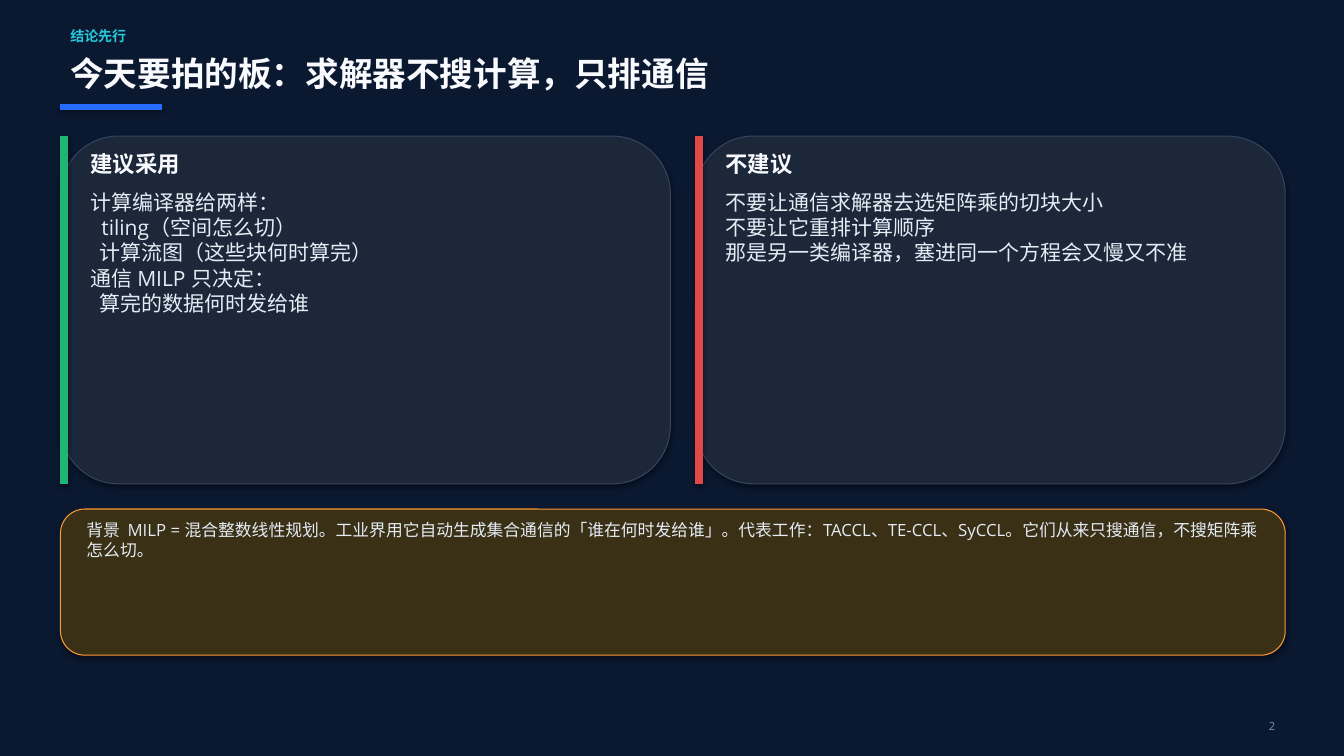
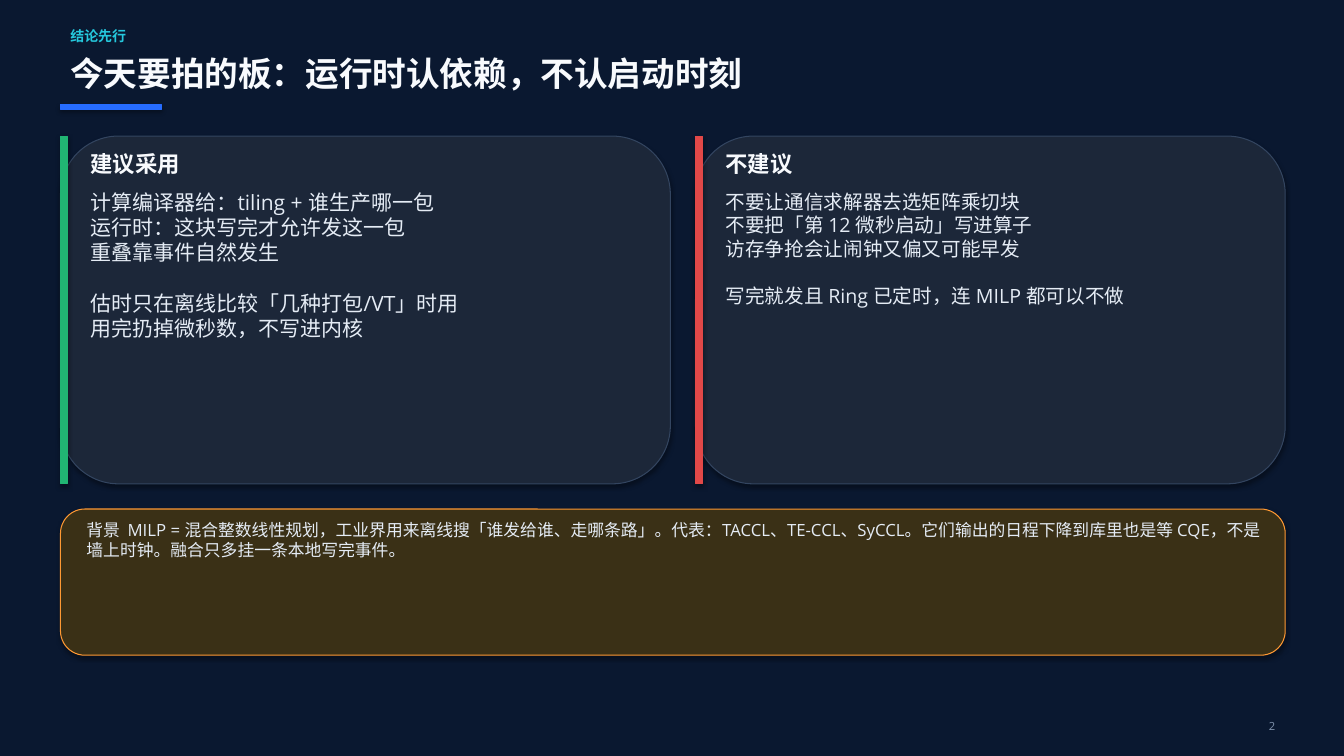
Before and after one commit to 69515164-rgb/DeepEP, a slide deck: slide 2 of docs/融合算子自动生成_MM_AllReduce.pptx. Drawn at 1344x756 pixels with LibreOffice and Linux fonts; fonts in the diff are those of the drawing. Boxes give left, top, right and bottom in pixels: in the first picture for what was removed or moved away, otherwise in the second. Text is boxed around its words. In the diff, an @@ line names an element or a change of style, - is before the commit and + after.

```diff
--- a/docs/融合算子自动生成_MM_AllReduce.pptx
+++ b/docs/融合算子自动生成_MM_AllReduce.pptx
@@ text at (70, 57, 742, 91): text changed @@
-今天要拍的板：求解器不搜计算，只排通信
+今天要拍的板：运行时认依赖，不认启动时刻
@@ text at (91, 192, 459, 338): text changed @@
-计算编译器给两样：
-tiling（空间怎么切）
-计算流图（这些块何时算完）
-通信 MILP 只决定：
-算完的数据何时发给谁
+计算编译器给：tiling + 谁生产哪一包
+运行时：这块写完才允许发这一包
+重叠靠事件自然发生
+估时只在离线比较「几种打包/VT」时用
+用完扔掉微秒数，不写进内核
@@ text at (726, 192, 1124, 308): text changed; size 15 to 14 pt @@
-不要让通信求解器去选矩阵乘的切块大小
-不要让它重排计算顺序
-那是另一类编译器，塞进同一个方程会又慢又不准
+不要让通信求解器去选矩阵乘切块
+不要把「第 12 微秒启动」写进算子
+访存争抢会让闹钟又偏又可能早发
+写完就发且 Ring 已定时，连 MILP 都可以不做
@@ text at (86, 521, 1260, 558): text changed @@
-背景 MILP = 混合整数线性规划。工业界用它自动生成集合通信的「谁在何时发给谁」。代表工作：TACCL、TE-CCL、SyCCL。它们从来只搜通信，不搜矩阵乘怎么切。
+背景 MILP = 混合整数线性规划，工业界用来离线搜「谁发给谁、走哪条路」。代表：TACCL、TE-CCL、SyCCL。它们输出的日程下降到库里也是等 CQE，不是墙上时钟。融合只多挂一条本地写完事件。
```
Also in this commit, not shown: 13 other slides changed, 2 slides added, 2 other files.
